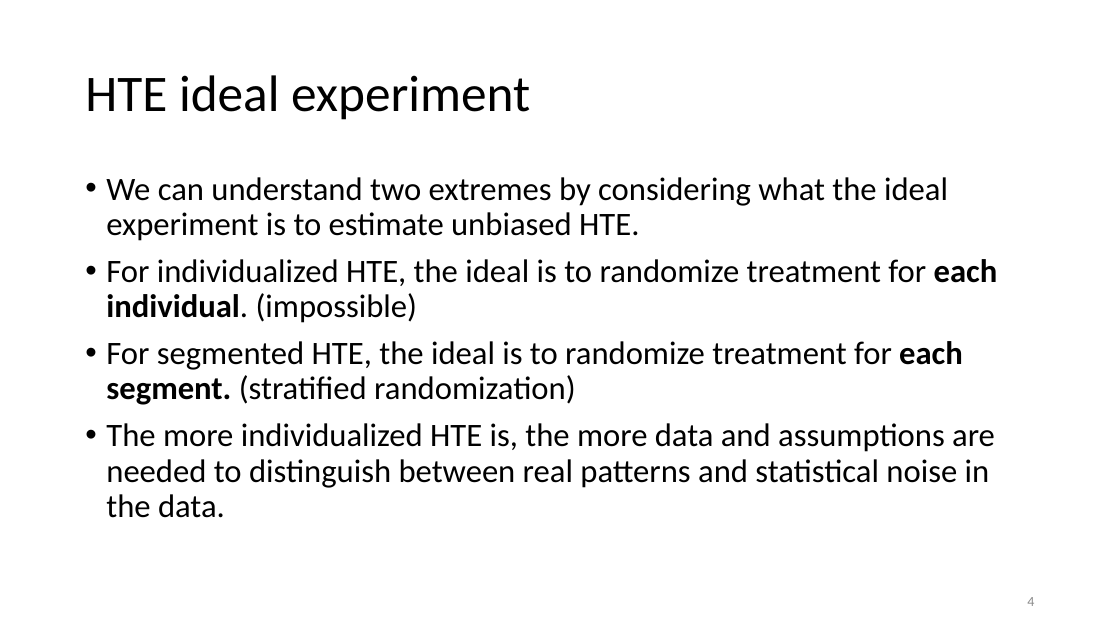
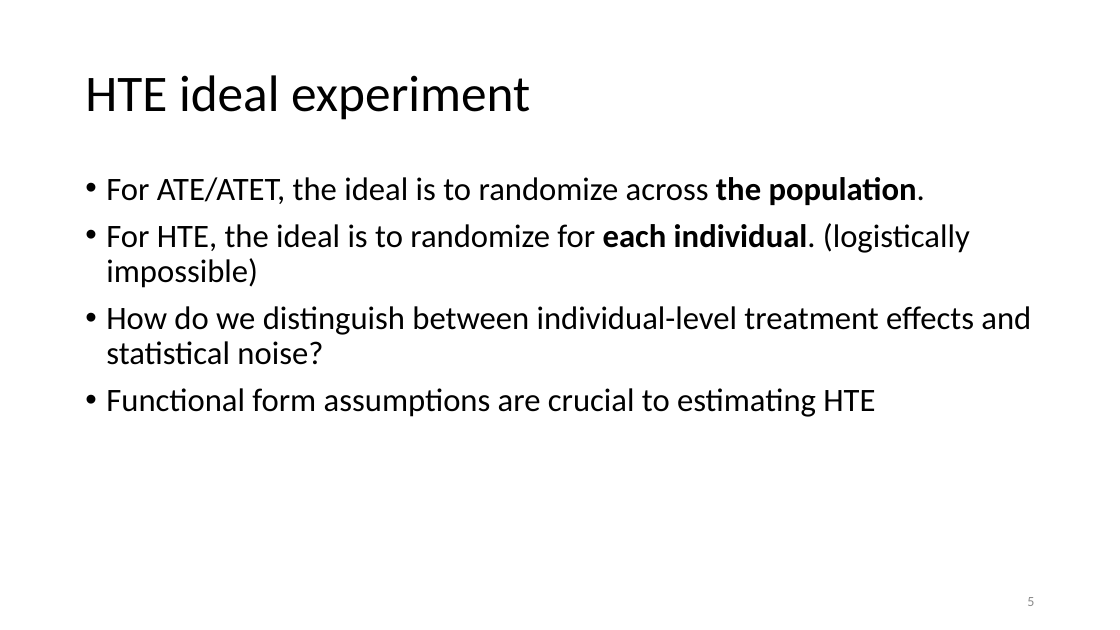
Before and after one commit to shoepaladin/causalinference_crashcourse, a slide deck: slide 5 of Powerpoints/5 HTE Models (shortened).pptx (slide 4 before the commit). Drawn at 1120x630 pixels with LibreOffice and Linux fonts; fonts in the diff are those of the drawing. Boxes give left, top, right and bottom in pixels: in the first picture for what was removed or moved away, otherwise in the second. Text is boxed around its words. In the diff, an @@ line names an element or a change of style, - is before the commit and + after.

```diff
--- a/Powerpoints/5 HTE Models (shortened).pptx
+++ b/Powerpoints/5 HTE Models (shortened).pptx
@@ text at (106, 177, 1031, 417): text changed @@
-• We can understand two extremes by considering what the ideal experiment is to estimate unbiased HTE.
-• For individualized HTE, the ideal is to randomize treatment for each individual. (impossible)
-• For segmented HTE, the ideal is to randomize treatment for each segment. (stratified randomization)
-• The more individualized HTE is, the more data and assumptions are needed to distinguish between real patterns and statistical noise in the data.
+• For ATE/ATET, the ideal is to randomize across the population.
+• For HTE, the ideal is to randomize for each individual. (logistically impossible)
+• How do we distinguish between individual-level treatment effects and statistical noise?
+• Functional form assumptions are crucial to estimating HTE
@@ page number at (1027, 597, 1034, 606): text changed @@
-4
+5
```
Also in this commit, not shown: 11 other slides changed, 4 slides added, 1 slide removed, 5 other files.
